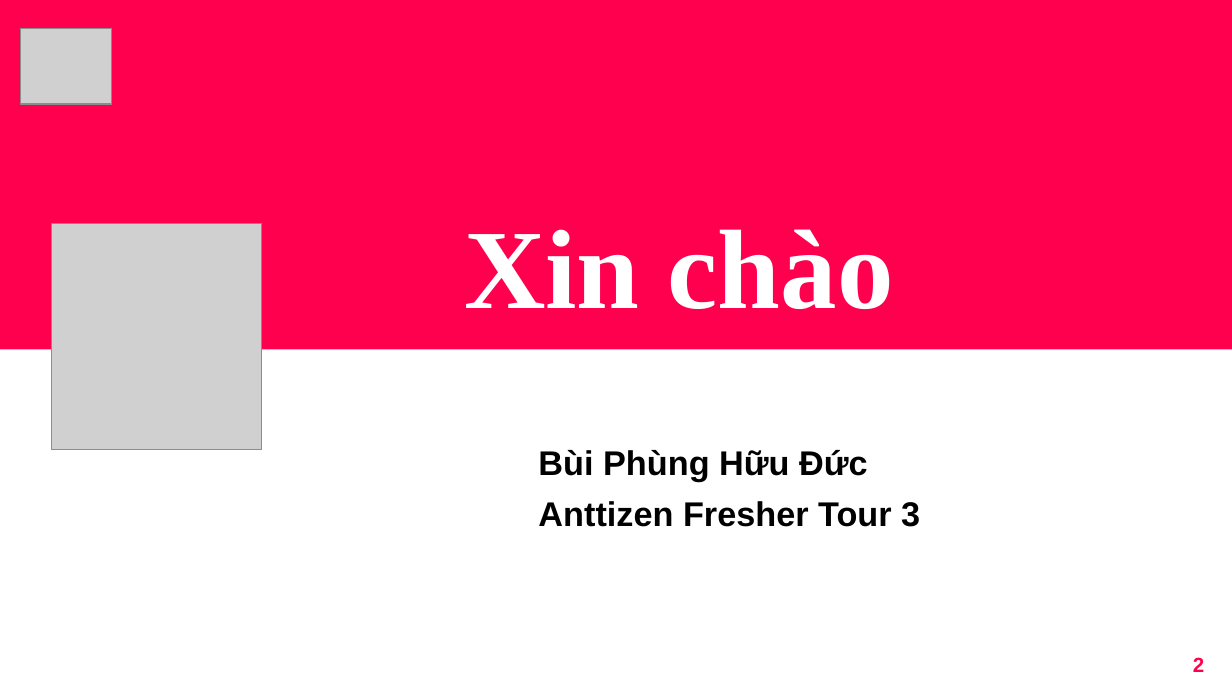
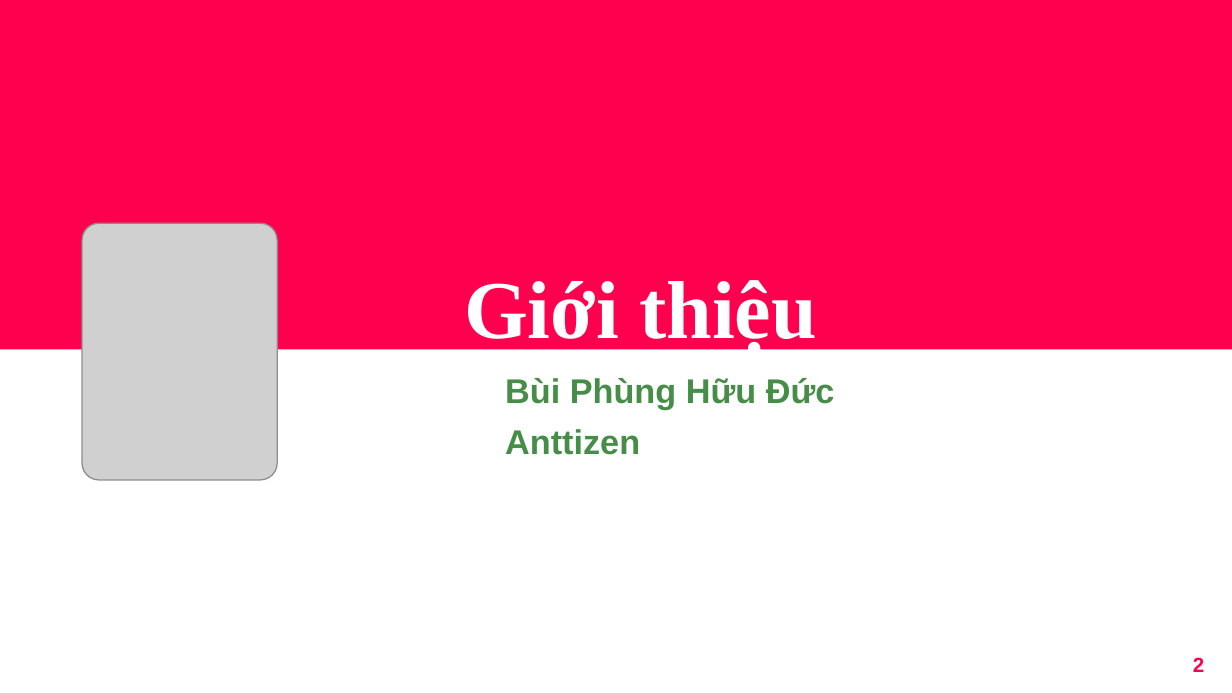
Before and after one commit to ducxd11041999/MaskDetectionV2, a slide deck: slide 2 of Presentation.pptx. Drawn at 1232x693 pixels with LibreOffice and Linux fonts; fonts in the diff are those of the drawing; grey boxes stand for pictures. Boxes give left, top, right and bottom in pixels: in the first picture for what was removed or moved away, otherwise in the second. Text is boxed around its words. In the diff, an @@ line names an element or a change of style, - is before the commit and + after.

```diff
--- a/Presentation.pptx
+++ b/Presentation.pptx
@@ picture removed at (21, 28, 112, 103) @@
@@ picture: place and size @@
-picture at (52, 223, 262, 448)
+picture at (83, 223, 277, 479)
@@ title at (464, 280, 817, 353): text changed; size 66 to 48 pt @@
-Xin chào
+Giới thiệu
@@ subtitle "Bùi Phùng Hữu Đức": place and size @@
-subtitle "Bùi Phùng Hữu Đức" at (538, 450, 920, 527)
+subtitle "Bùi Phùng Hữu Đức" at (505, 378, 835, 455)
@@ subtitle at (505, 378, 835, 409): text colour #000000 to #468D48 in "Bùi Phùng Hữu Đức" @@
@@ subtitle at (505, 429, 640, 455): text changed; text colour #000000 to #468D48 @@
-Anttizen Fresher Tour 3
+Anttizen
```
Also in this commit, not shown: 10 other slides changed, 4 slides added, 1 slide removed, 11 other files.
